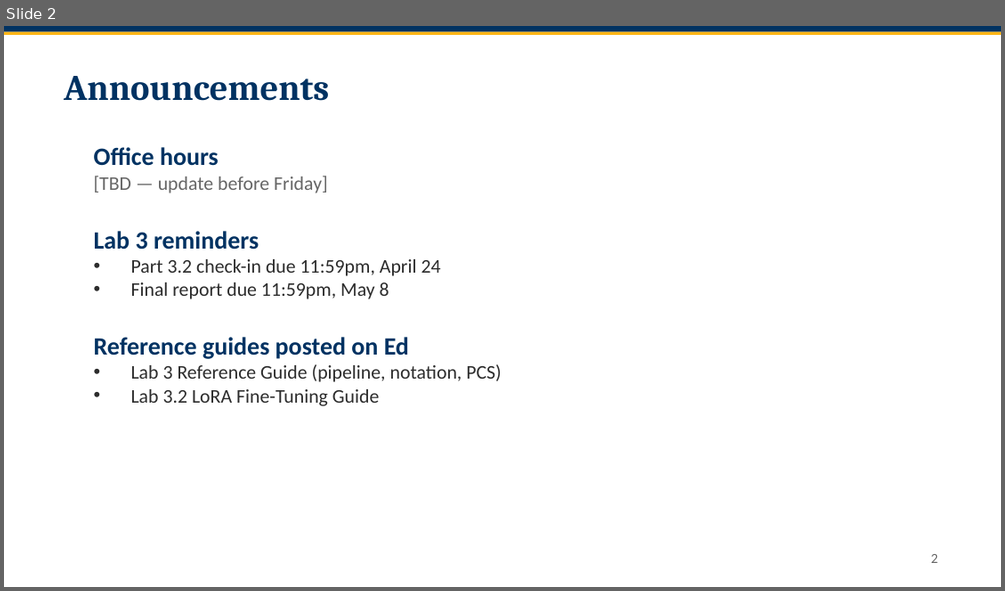
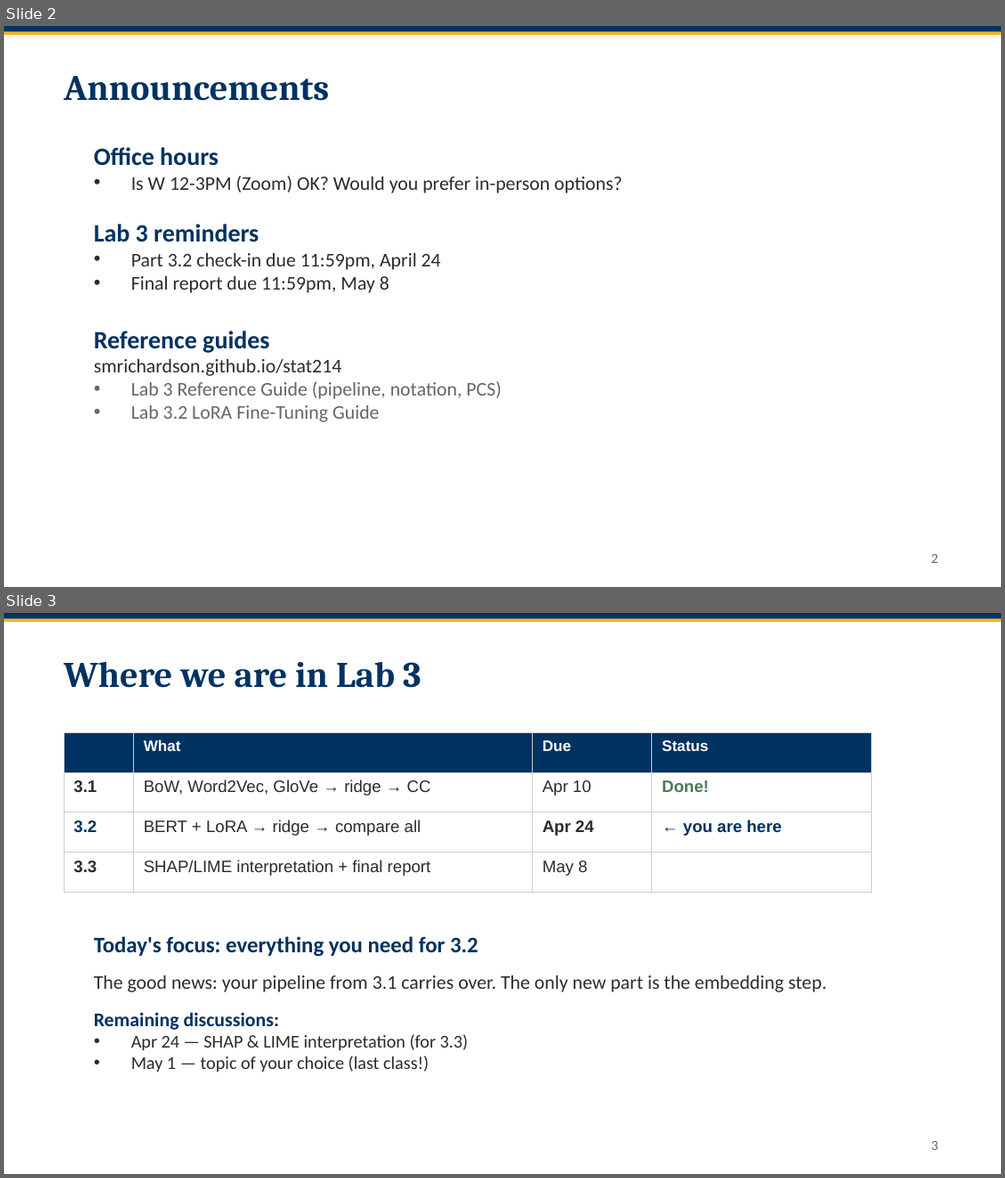
Before and after one commit to smrichardson/stat214, a slide deck: 26-214-discussion-week-13.pptx. Shown one above the other, each under a label of ours: slide 2 before the commit, slides 2 and 3 after it. The pictures are 1005x591 and 1005x1178 pixels, drawn with LibreOffice and Linux fonts; fonts in the diff are those of the drawing. Boxes give left, top, right and bottom in pixels: in the first picture for what was removed or moved away, otherwise in the second. Text is boxed around its words. In the diff, an @@ line names an element or a change of style, - is before the commit and + after.

```diff
--- a/26-214-discussion-week-13.pptx
+++ b/26-214-discussion-week-13.pptx
@@ slide 3 added at box(4, 613, 1001, 1174), background #FFFFFF @@
@@ rectangle added at box(4, 613, 1001, 619), fill #003262 @@
@@ rectangle added at box(4, 619, 1001, 622), fill #FDB515 @@
@@ text added at box(64, 662, 421, 688), 26 pt, text #003262, bold @@
+Where we are in Lab 3
@@ table added at box(64, 732, 871, 1060), 4 rows, 4 columns @@
+ | What | Due | Status
+3.1 | BoW, Word2Vec, GloVe → ridge → CC | Apr 10 | Done!
+3.2 | BERT + LoRA → ridge → compare all | Apr 24 | ← you are here
+3.3 | SHAP/LIME interpretation + final report | May 8 | 
@@ text added at box(94, 936, 826, 1072), 14 pt, text #2C2C2C @@
+Today's focus: everything you need for 3.2
+The good news: your pipeline from 3.1 carries over. The only new part is the embedding step.
+Remaining discussions:
+• Apr 24 — SHAP & LIME interpretation (for 3.3)
+• May 1 — topic of your choice (last class!)
@@ page number added at box(931, 1141, 938, 1150), 10 pt, text #666666 @@
+3
@@ slide 2 changed as well @@
@@ text at box(131, 176, 623, 193): text changed; text colour #666666 to #2C2C2C @@
-[TBD — update before Friday]
+• Is W 12-3PM (Zoom) OK? Would you prefer in-person options?
@@ text at box(131, 253, 502, 422): text colour #2C2C2C to #666666 in "Lab 3 Reference Guide (pipeline, notation, PCS)", "Lab 3.2 LoRA Fine-Tuning Guide" @@
@@ text at box(94, 330, 342, 376): text changed; size 18 to 14 pt; text colour #003262 to #2C2C2C; bold off @@
-Reference guides posted on Ed
+Reference guides
+smrichardson.github.io/stat214
```
Also in this commit, not shown: 8 other slides changed, 7 other slides added, 3 other files.
